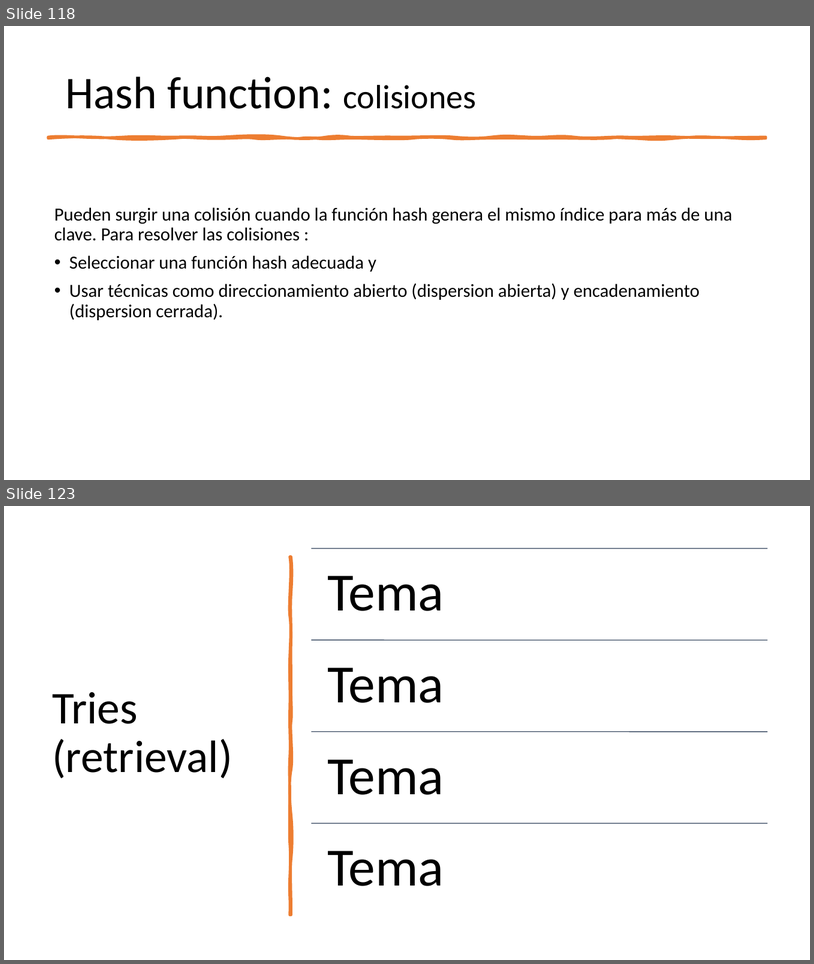
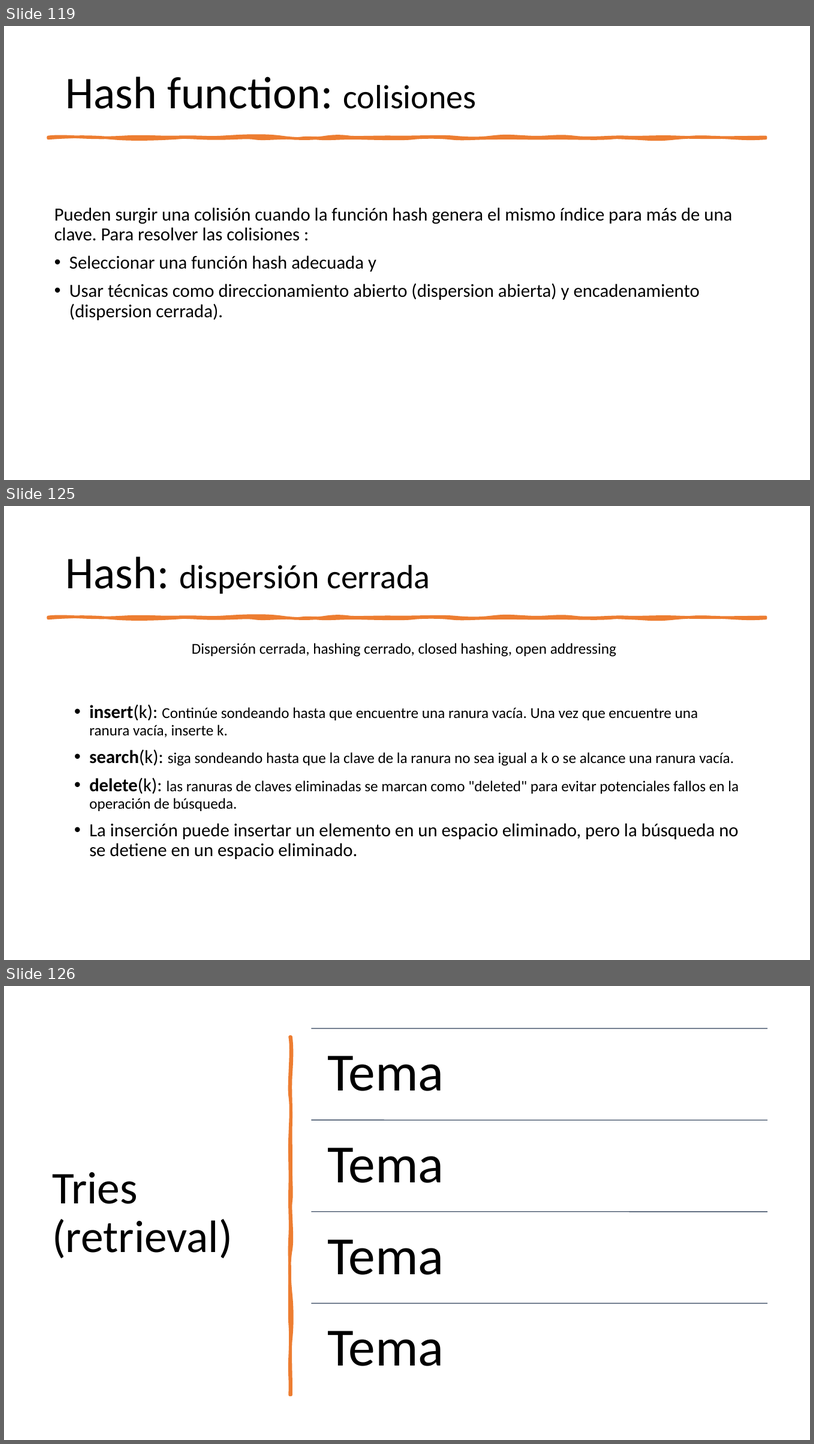
Before and after one commit to ppa-docencia-u/usm-ejemplos-estdatos, a slide deck: presentacion/Estructuras de datos-1.pptx. Shown one above the other, each under a label of ours: slides 118 and 123 before the commit, slides 119, 125 and 126 after it; the slides between them are not shown. The pictures are 814x964 and 814x1444 pixels, drawn with LibreOffice and Linux fonts; fonts in the diff are those of the drawing. Boxes give left, top, right and bottom in pixels: in the first picture for what was removed or moved away, otherwise in the second. Text is boxed around its words. In the diff, an @@ line names an element or a change of style, - is before the commit and + after.

Commit message:
Presentación Separate Chaining y Open Addressing

```diff
--- a/presentacion/Estructuras de datos-1.pptx
+++ b/presentacion/Estructuras de datos-1.pptx
@@ slide 125 added at box(4, 506, 810, 960), background #FFFFFF @@
@@ title added at box(65, 556, 430, 594), 40 pt, text #000000 @@
+Hash: dispersión cerrada
@@ freeform shape added at box(48, 617, 766, 618), fill #ED7D31, outline #ED7D31 3.25 pt @@
@@ text added at box(192, 643, 617, 657), 18 pt, text #000000 @@
+Dispersión cerrada, hashing cerrado, closed hashing, open addressing
@@ text added at box(89, 704, 739, 859), 18 pt, text #000000 @@
+• insert(k): Continúe sondeando hasta que encuentre una ranura vacía. Una vez que encuentre una ranura vacía, inserte k.
+• search(k): siga sondeando hasta que la clave de la ranura no sea igual a k o se alcance una ranura vacía.
+• delete(k): las ranuras de claves eliminadas se marcan como "deleted" para evitar potenciales fallos en la operación de búsqueda.
+• La inserción puede insertar un elemento en un espacio eliminado, pero la búsqueda no se detiene en un espacio eliminado.
@@ what was slide 118 is now slide 119 @@
@@ what was slide 123 is now slide 126 @@
```
Also in this commit, not shown: 9 slides changed, 2 other slides added.
